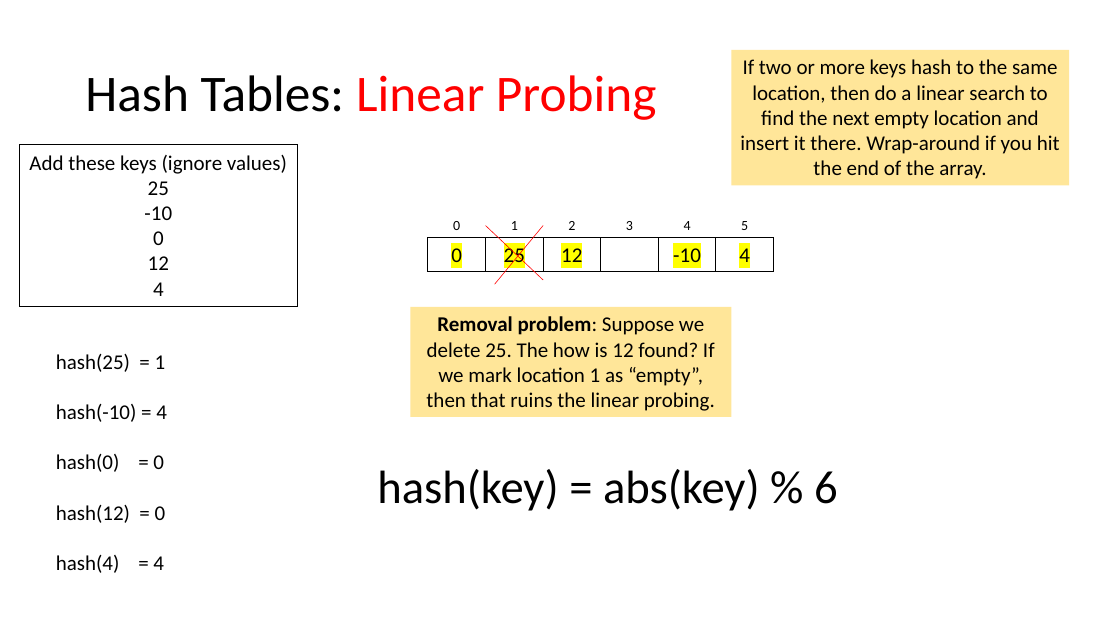
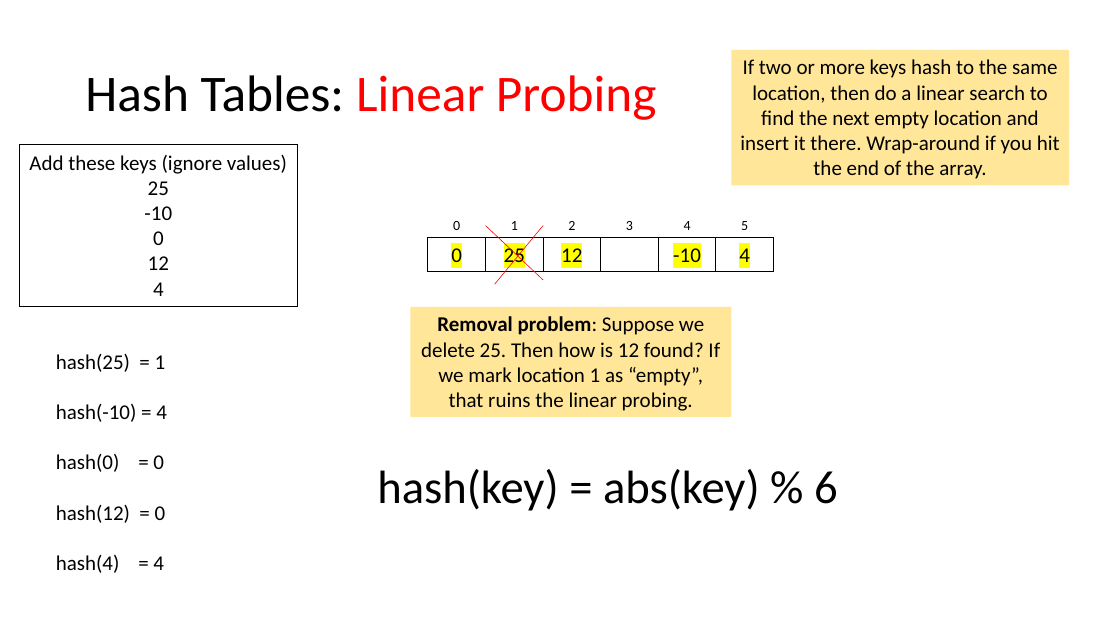
Before and after one commit to tjd1234/cmpt225summer2023, a slide deck: slide 25 of lecture_notes/week8/week8_maps_and_hashing.pptx. Drawn at 1120x630 pixels with LibreOffice and Linux fonts; fonts in the diff are those of the drawing. Boxes give left, top, right and bottom in pixels: in the first picture for what was removed or moved away, otherwise in the second. Text is boxed around its words. In the diff, an @@ line names an element or a change of style, - is before the commit and + after.

```diff
--- a/lecture_notes/week8/week8_maps_and_hashing.pptx
+++ b/lecture_notes/week8/week8_maps_and_hashing.pptx
@@ text in rectangle at (421,316,720,411): text changed @@
-Removal problem: Suppose we delete 25. The how is 12 found? If we mark location 1 as “empty”, then that ruins the linear probing.
+Removal problem: Suppose we delete 25. Then how is 12 found? If we mark location 1 as “empty”, that ruins the linear probing.
```
Also in this commit, not shown: 22 other slides changed, 1 slide added, 2 other files.
